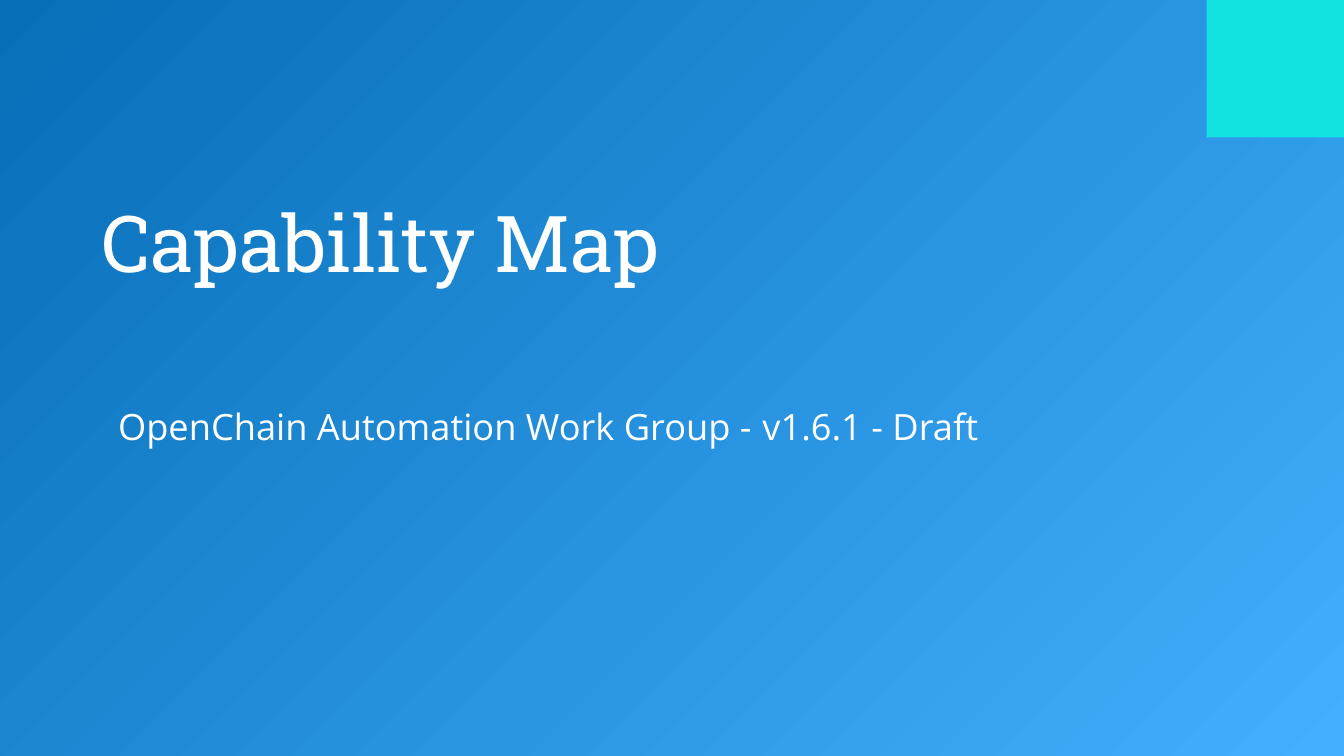
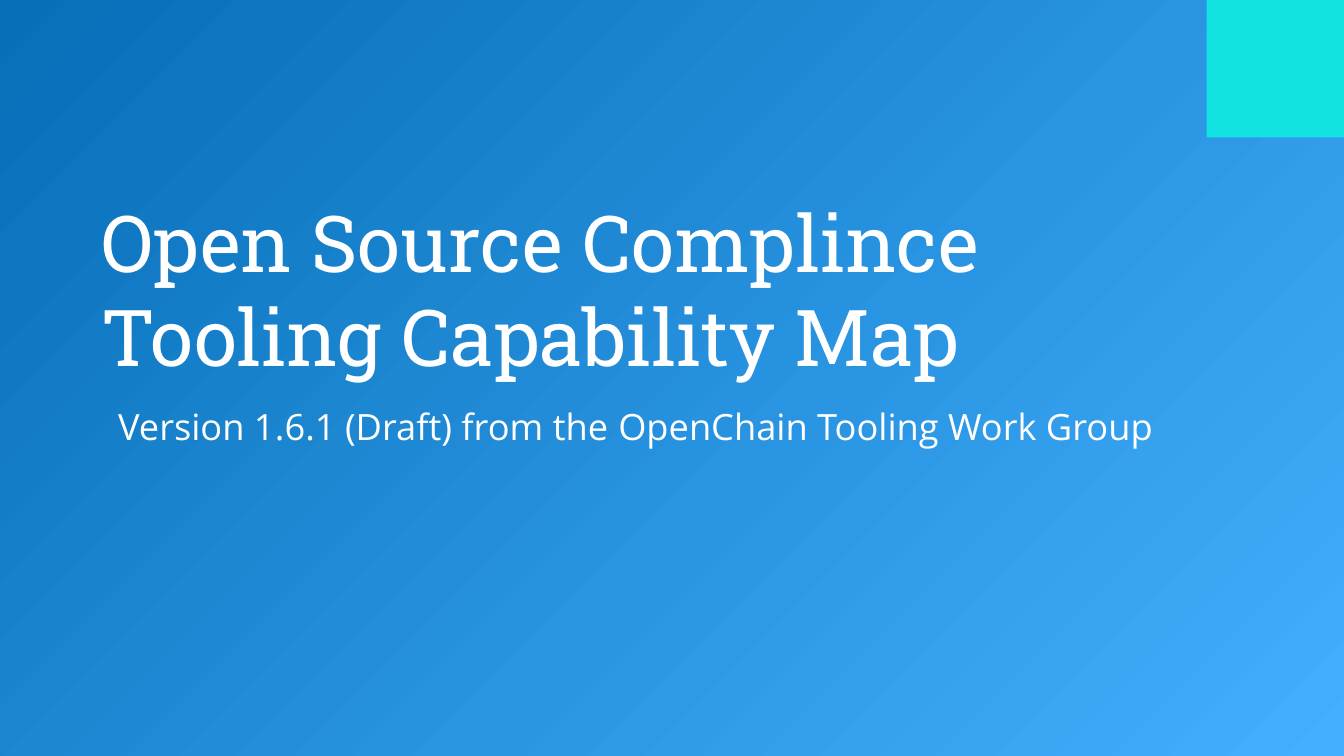
Before and after one commit to Open-Source-Compliance/Sharing-creates-value, a slide deck: slide 1 of Tooling-Landscape/CapabilityMap/OC_ToolingChain_v1.6.1.pptx. Drawn at 1344x756 pixels with LibreOffice and Linux fonts; fonts in the diff are those of the drawing; background and template pictures are left out. Boxes give left, top, right and bottom in pixels: in the first picture for what was removed or moved away, otherwise in the second. Text is boxed around its words. In the diff, an @@ line names an element or a change of style, - is before the commit and + after.

Commit message:
Update OC_ToolingChain_v1.6.1.pptx
Improved first slide description

```diff
--- a/Tooling-Landscape/CapabilityMap/OC_ToolingChain_v1.6.1.pptx
+++ b/Tooling-Landscape/CapabilityMap/OC_ToolingChain_v1.6.1.pptx
@@ title at (101,212,979,383): text changed @@
-Capability Map
+Open Source Complince Tooling Capability Map
@@ subtitle at (118,412,1153,449): text changed @@
-OpenChain Automation Work Group - v1.6.1 - Draft
+Version 1.6.1 (Draft) from the OpenChain Tooling Work Group
```
